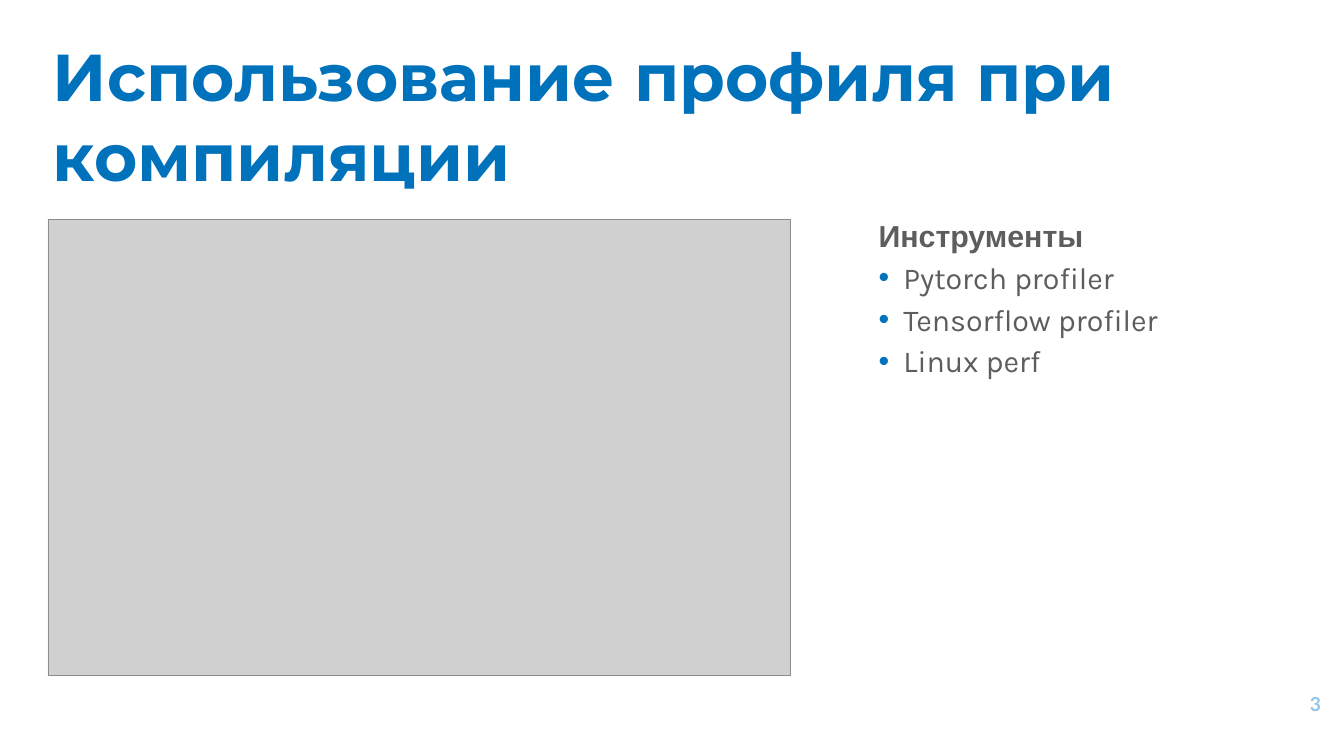
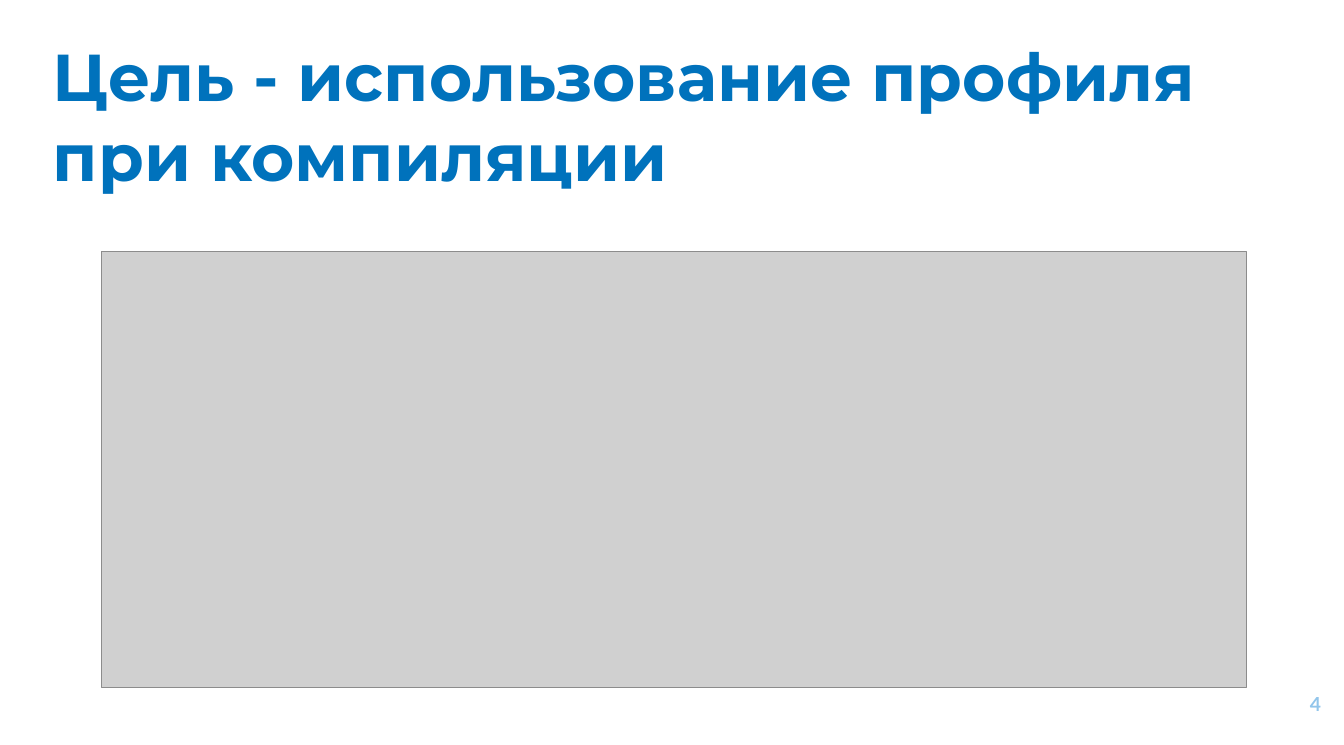
Before and after one commit to alexxRT/mipt-thesis, a slide deck: slide 4 of results/presentation/Presentation.pptx (slide 3 before the commit). Drawn at 1344x745 pixels with LibreOffice and Linux fonts; fonts in the diff are those of the drawing; grey boxes stand for pictures. Boxes give left, top, right and bottom in pixels: in the first picture for what was removed or moved away, otherwise in the second. Text is boxed around its words. In the diff, an @@ line names an element or a change of style, - is before the commit and + after.

Commit message:
update: text and presentation changes

```diff
--- a/results/presentation/Presentation.pptx
+++ b/results/presentation/Presentation.pptx
@@ title at (53,52,1195,194): text changed @@
-Использование профиля при компиляции
+Цель - использование профиля при компиляции
@@ text removed at (879,226,1158,379) @@
-Инструменты
-• Pytorch profiler
-• Tensorflow profiler
-• Linux perf
@@ picture: place and size @@
-picture at (48,220,791,675)
+picture at (101,251,1246,687)
@@ page number at (1310,697,1321,711): text changed @@
-3
+4
```
Also in this commit, not shown: 4 other slides changed, 2 slides added, 1 slide removed, 13 other files.
